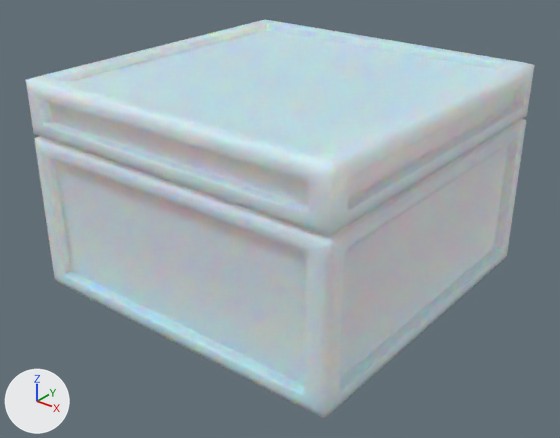
The FBX model Assets/5. Models/maya Assets/box.fbx as it was, and as the next commit left it.
Before and after are seen from a camera (50 mm lens) standing at (1.397, -1.786, 1.034) and looking at (0.018, -0.062, -0.035). Arrows for +X, +Y and +Z are at lower left; the lights stay in place. The older version comes first. Where no turn or scale is listed for an object, it has been applied to the vertices.
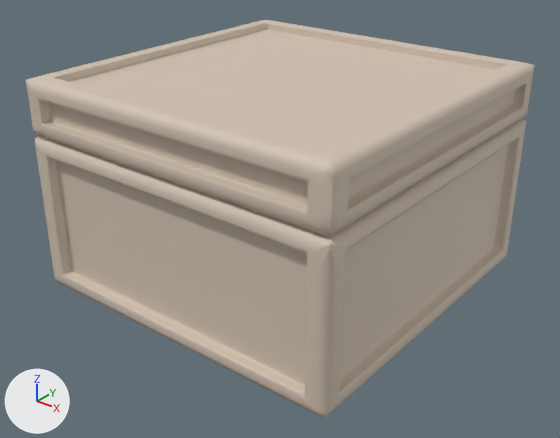
Edits to the scene script, one JSON object a line:
```json
{"op": "add", "block": "mat_wooden", "code": ["mat_wooden = principled_material('wooden')", "mat_wooden.base_color = (0.65, 0.55, 0.45)  # pale yellow #d3c4b3", "mat_wooden.roughness = 0.6"]}
{"block": "me_mesh", "where": "me_mesh.from_pydata(...)  # 1346 vertices, 1344 faces; spans x -0.545..0.545, y -0.545..0.545, z -0.25..0.25"}
{"op": "remove", "block": "me_mesh", "code": "me_mesh.materials.append(mat_aistandardsurface1)  # white #fafafa"}
{"op": "add", "block": "me_mesh", "code": "me_mesh.materials.append(mat_wooden)  # pale yellow #d3c4b3"}
{"block": "me_mesh_001", "where": "me_mesh_001.from_pydata(...)  # 2368 vertices, 2366 faces; spans x -0.545..0.545, y -1.089..0.001, z 0.014..0.189"}
{"op": "remove", "block": "me_mesh_001", "code": "me_mesh_001.materials.append(mat_aistandardsurface1)  # white #fafafa"}
{"op": "add", "block": "me_mesh_001", "code": "me_mesh_001.materials.append(mat_wooden)  # pale yellow #d3c4b3"}
```

What differs and where, as boxes [x1, y1, x2, y2] in the pictures (560 x 438 px):
```json
{"object": "polySurface1", "change": "recoloured", "before": [35, 119, 526, 418], "after": [35, 119, 526, 418], "on screen": "white to pale yellow"}
{"object": "polySurface2", "change": "recoloured", "before": [25, 20, 535, 237], "after": [25, 20, 535, 237], "on screen": "white to pale yellow"}
```
